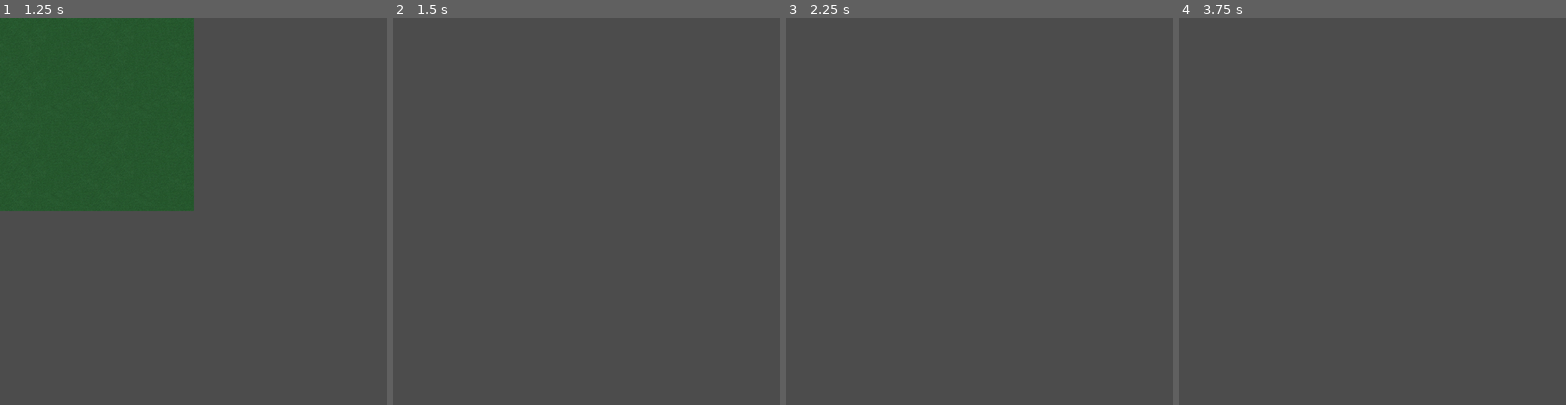
Above: before the commit, frames 1-4 (left to right).
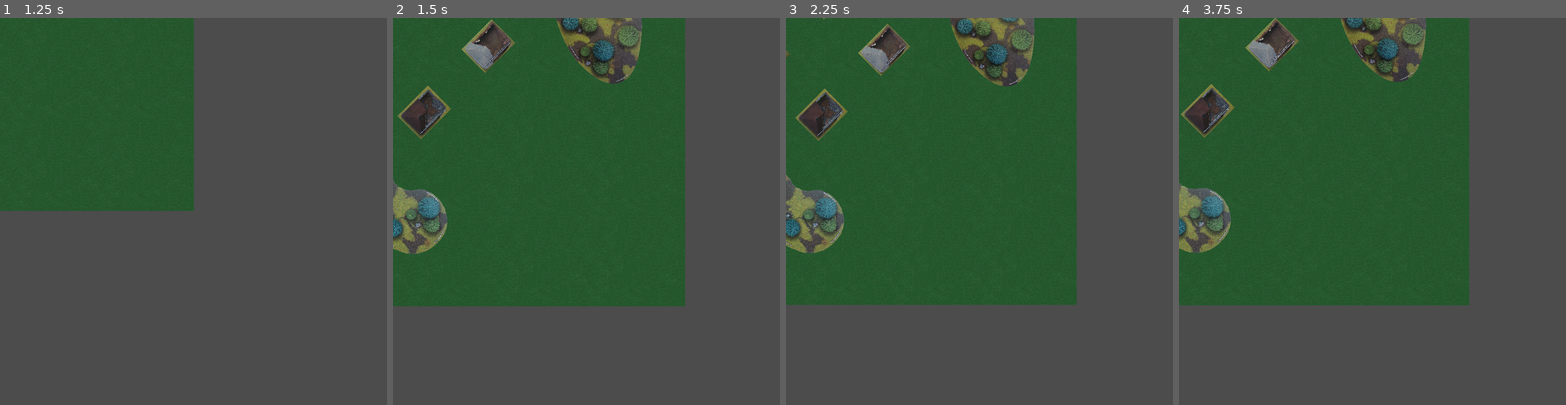
Above: after the commit, the same moments.

Repository: raulh39/Tanks2d
Game: Godot game, scene res://Scenes/Main.tscn
Two runs of this game, one before a commit and one after it. Both use one fixed random seed, a clock stepped at 60 frames per second and the inputs below.
Inputs (mouse positions are in pixels of both pictures, inside the frame that each line leads up to):
- Up to frame 1 (1.25 s): tap Enter at 0.5 s; move the mouse to (278, 192) at 0.52 s; hold Middle mouse button (cam_drag) from 0.53 s (still down)
- Up to frame 2 (1.5 s): tap Space at 1.25 s; move the mouse to (509, 230) at 1.27 s; release Middle mouse button (cam_drag) at 1.28 s; tap Mouse wheel up (cam_zoom_in) at 1.35 s
- Up to frame 3 (2.25 s): tap Enter at 2 s; move the mouse to (1018, 126) at 2.02 s; tap Mouse wheel down (cam_zoom_out) at 2.1 s
- Up to frame 4 (3.75 s): tap Space at 2.75 s; move the mouse to (1353, 288) at 2.77 s; tap Middle mouse button (cam_drag) at 2.85 s; tap Enter at 3.5 s; move the mouse to (1488, 269) at 3.52 s; tap Mouse wheel up (cam_zoom_in) at 3.6 s

Frame 1 is identical in both runs. In frame 2, 54% of the frame differs, in the area x 0-76%, y 0-75%; in frame 3, 54%; in frame 4, 54%.

Commit message:
Fix mouse drag and zoom

Diff:
--- a/Code/MainCamera.gd
+++ b/Code/MainCamera.gd
@@ -1,11 +1,12 @@
 extends Camera2D
 
+func clamp_offset() -> void:
+		offset.x = clamp(offset.x, limit_left, limit_right  - OS.window_size.x * zoom.x)
+		offset.y = clamp(offset.y, limit_top,  limit_bottom - OS.window_size.y * zoom.y)
+
 const MIN_ZOOM_LEVEL: float = 0.5
-const MAX_ZOOM_LEVEL: float = 4.17
+const MAX_ZOOM_LEVEL: float = 4500.0/1080.0 #(limit_right-limit_left)/OS.window_size.x
 const ZOOM_INCREMENT: float = 0.05
-
-#Errors in this code:
-#   - doesn't zoom centering at mouse position
 
 var _drag: bool = false
 
@@ -19,10 +20,8 @@
 	elif event.is_action("cam_zoom_out"):
 		_update_zoom(ZOOM_INCREMENT)
 	elif event is InputEventMouseMotion && _drag:
-		var new_offset := offset - Vector2(event.relative.x*zoom.x, event.relative.y*zoom.y)
-		new_offset.x = clamp(new_offset.x, limit_left, limit_right-OS.window_size.x*zoom.x)
-		new_offset.y = clamp(new_offset.y, limit_top, limit_bottom-OS.window_size.y*zoom.y)
-		offset = new_offset
+		offset -= Vector2(event.relative.x*zoom.x, event.relative.y*zoom.y)
+		clamp_offset()
 
 
 func _update_zoom(incr: float) -> void:
@@ -33,9 +32,9 @@
 	if new_zoom == zoom:
 		return
 
-	offset = get_local_mouse_position()
+	var old_mp := get_local_mouse_position()
 	zoom = new_zoom
-	print("New zoom: " + str(zoom))
-	# var zoom_center = mouse_position - offset
-	# var ratio = 1-_current_zoom_level____________/old_zoom
-	# offset = offset + zoom_center*ratio
+	var new_mp := get_local_mouse_position()
+	var diff := new_mp - old_mp
+	offset -= diff
+	clamp_offset()
